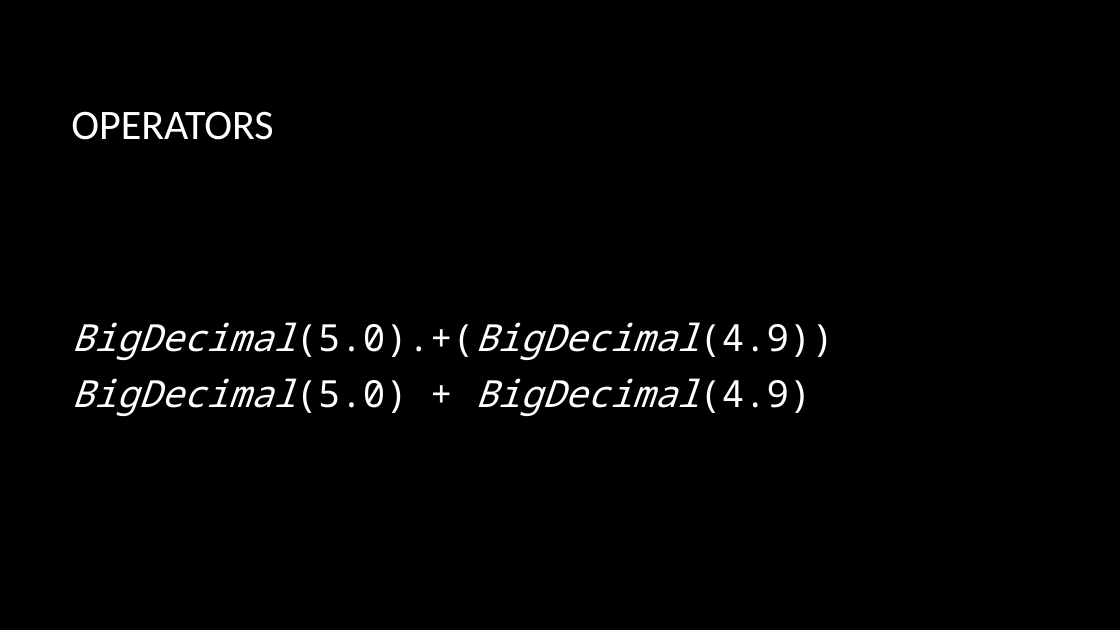
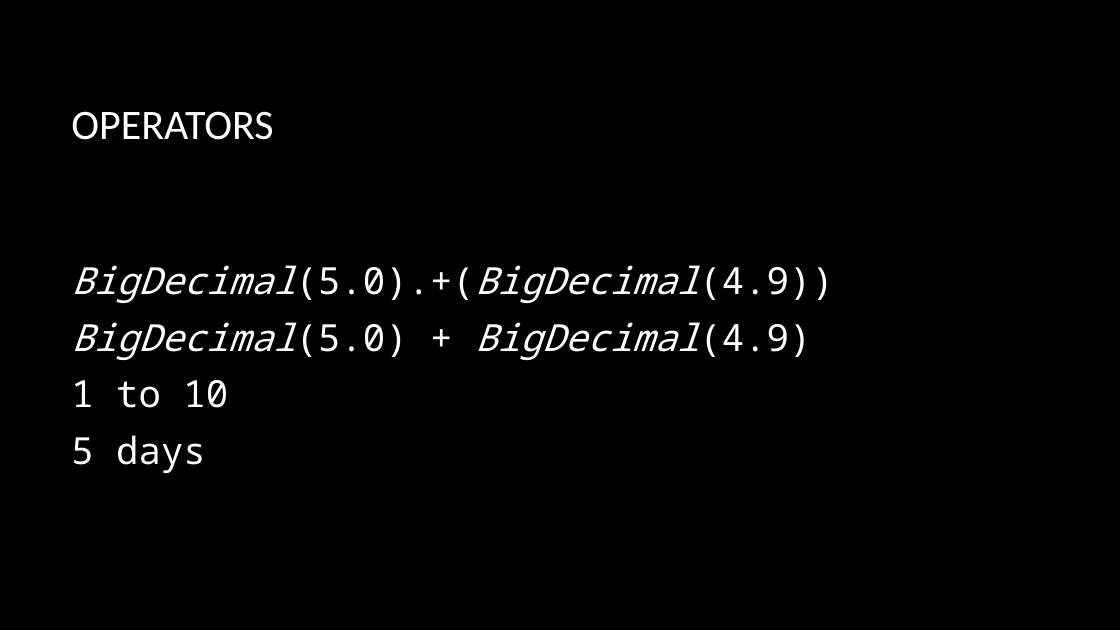
Before and after one commit to briangordon/scala-demo, a slide deck: slide 11 of scala-demo.pptx (slide 30 before the commit). Drawn at 1120x630 pixels with LibreOffice and Linux fonts; fonts in the diff are those of the drawing; background and template pictures are left out. Boxes give left, top, right and bottom in pixels: in the first picture for what was removed or moved away, otherwise in the second. Text is boxed around its words. In the diff, an @@ line names an element or a change of style, - is before the commit and + after.

```diff
--- a/scala-demo.pptx
+++ b/scala-demo.pptx
@@ text at (x1=71, y1=380, x2=228, y2=473): paragraphs added @@
+1 to 10
+5 days
```
Also in this commit, not shown: 5 other slides changed, 15 slides added, 6 other files.
